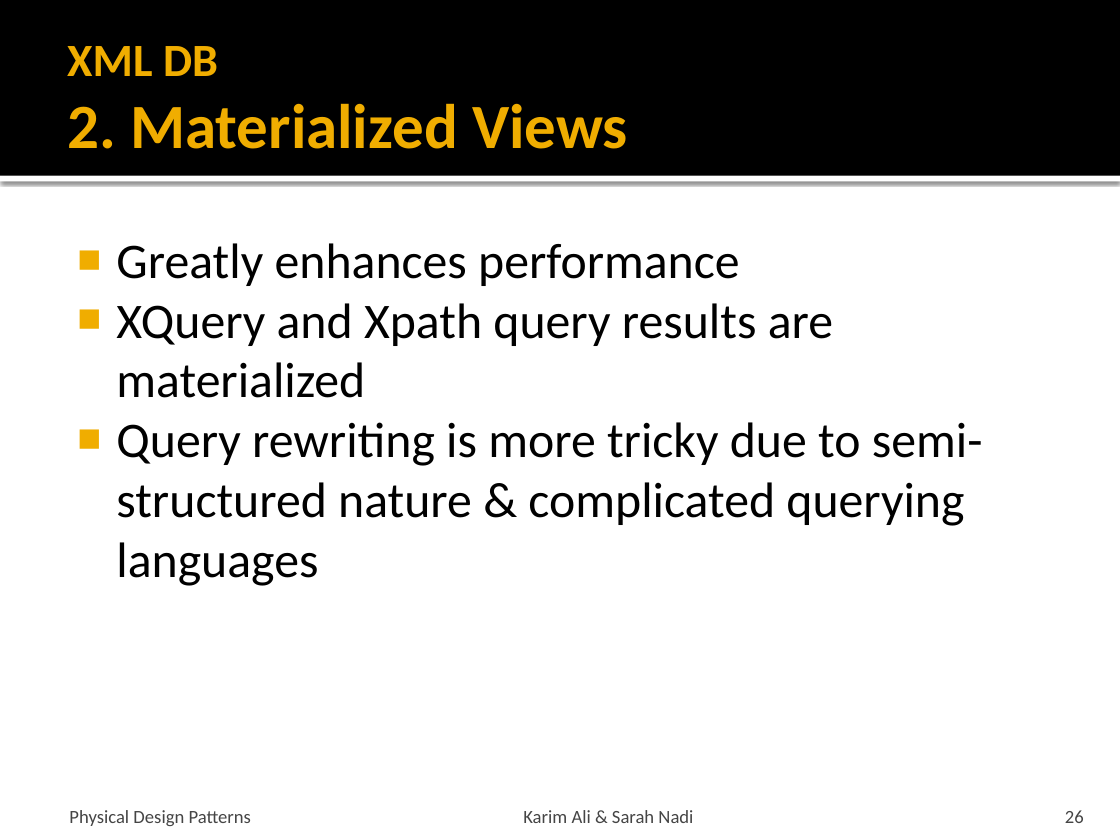
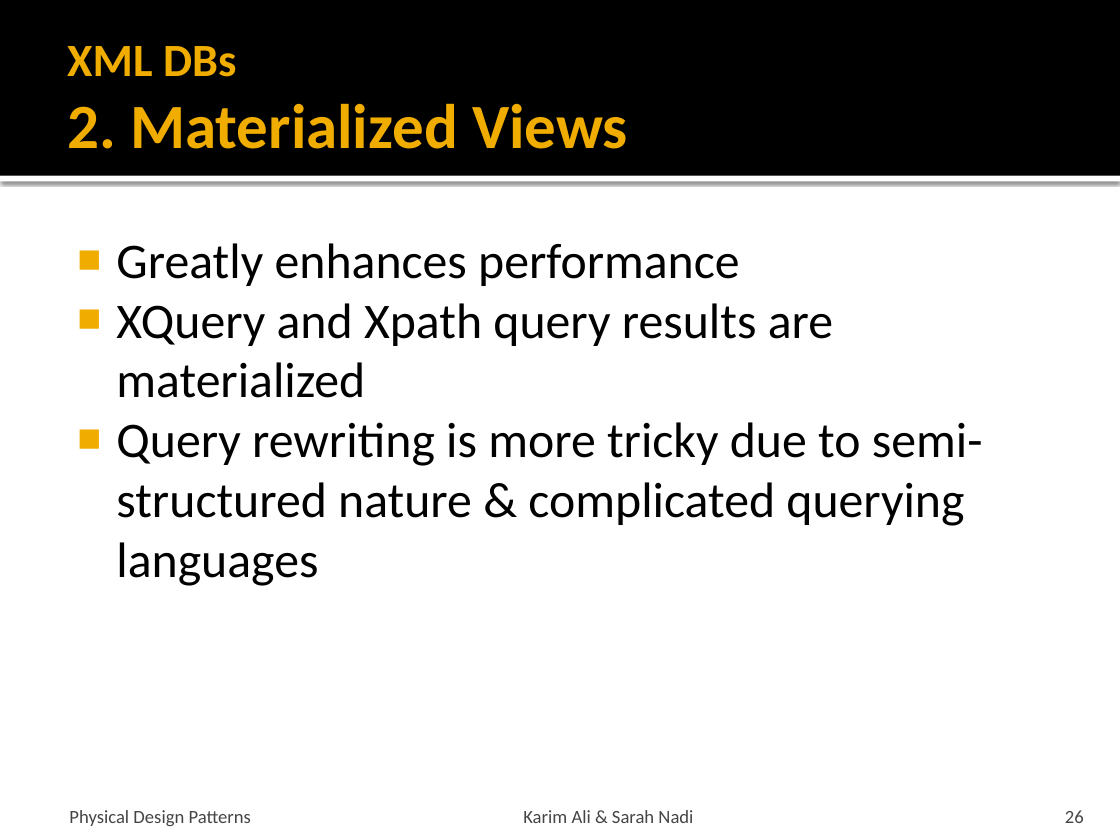
Before and after one commit to snadi/cs848-db, a slide deck: slide 26 of cs848-db/PhysDesignPres.pptx. Drawn at 1120x840 pixels with LibreOffice and Linux fonts; fonts in the diff are those of the drawing. Boxes give left, top, right and bottom in pixels: in the first picture for what was removed or moved away, otherwise in the second. Text is boxed around its words. In the diff, an @@ line names an element or a change of style, - is before the commit and + after.

```diff
--- a/cs848-db/PhysDesignPres.pptx
+++ b/cs848-db/PhysDesignPres.pptx
@@ title at [67, 46, 628, 149]: text changed @@
-XML DB
-2. Materialized Views
+XML DBs
+2. Materialized Views
```
Also in this commit, not shown: 1 other slide changed, 3 other files.
